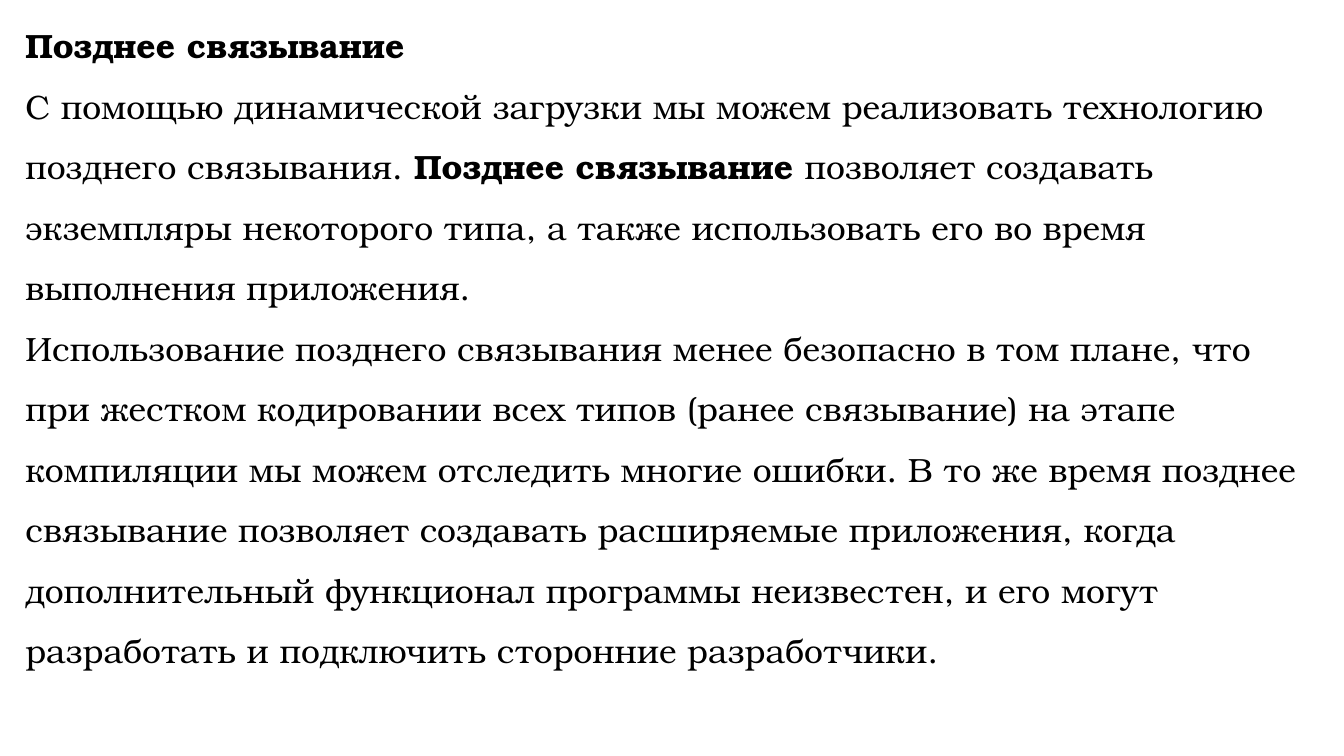
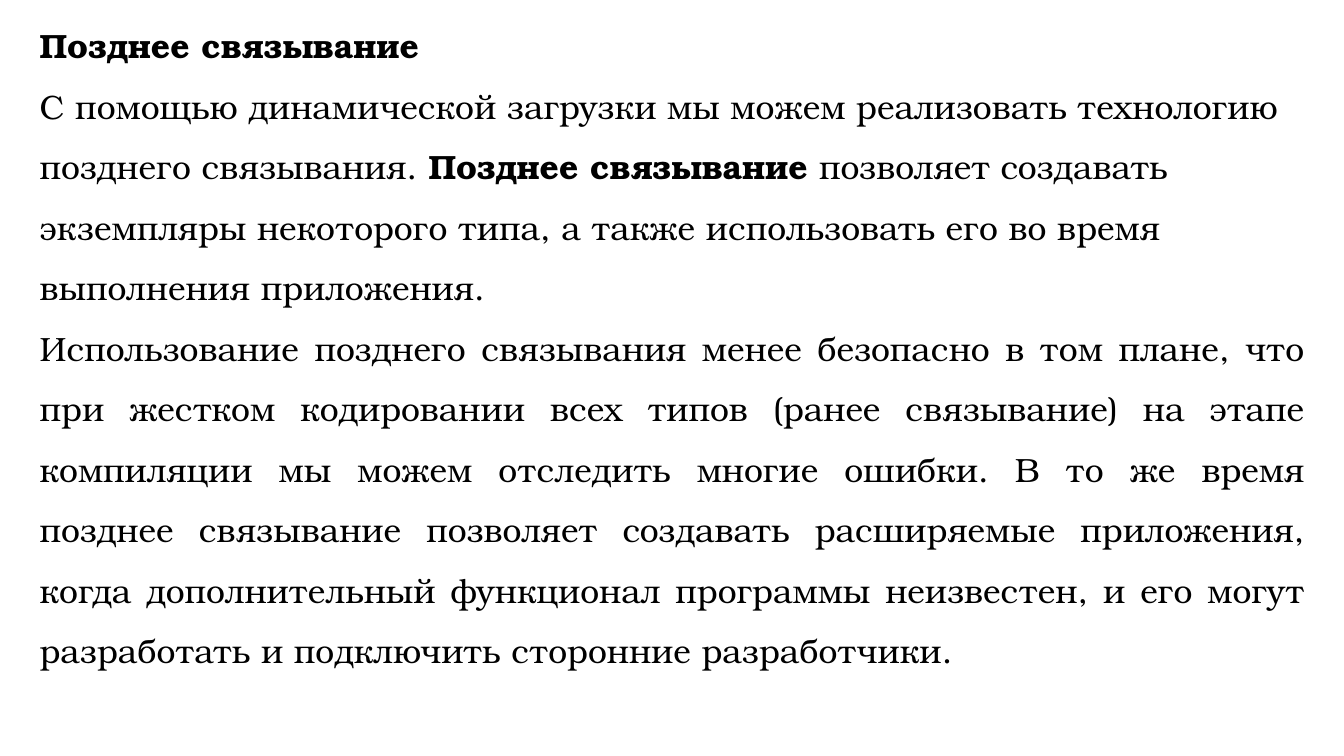
Before and after one commit to DaniilKlyukin/OOP-4, a slide deck: slide 21 of Лекции/ООП 1 лек 1.pptx. Drawn at 1344x756 pixels with LibreOffice and Linux fonts; fonts in the diff are those of the drawing. Boxes give left, top, right and bottom in pixels: in the first picture for what was removed or moved away, otherwise in the second. Text is boxed around its words. In the diff, an @@ line names an element or a change of style, - is before the commit and + after.

```diff
--- a/Лекции/ООП 1 лек 1.pptx
+++ b/Лекции/ООП 1 лек 1.pptx
@@ text "Позднее связывание": place and size @@
-text "Позднее связывание" at box(25, 35, 1296, 671)
+text "Позднее связывание" at box(40, 35, 1305, 671)
@@ text at box(40, 336, 1305, 671): alignment left to justified @@
```
Also in this commit, not shown: 25 other slides changed, 1 other file.
